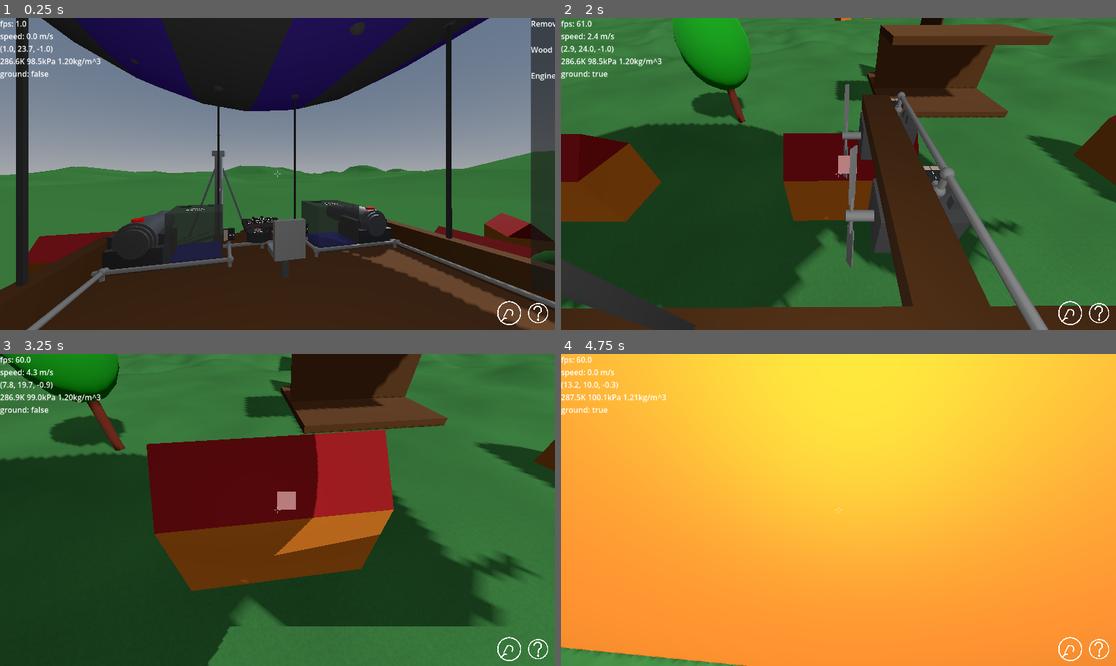
Above: before the commit, frames 1-4 (two rows, left to right).
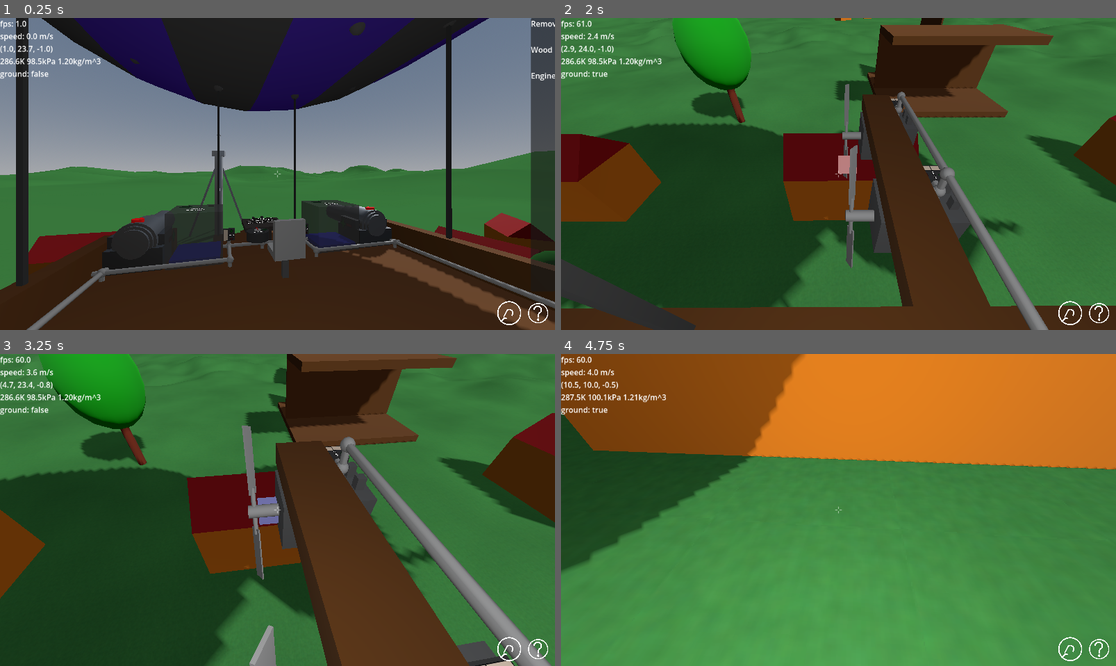
Above: after the commit, the same moments.

Repository: jmdejong/airships
Game: Godot game, scene res://scenes/space.tscn
The game is run twice, just before and just after one commit, with the same random seed, the same clock (stepped at 60 frames per second) and the same inputs. Before the commit the project starts from res://scenes/world.tscn.
Inputs (mouse positions are in pixels of both pictures, inside the frame that each line leads up to):
- Up to frame 1 (0.25 s): no input
- Up to frame 2 (2 s): drag from (1104, 55) to (894, 105) at 0.52 s; move the mouse to (810, 174) at 1.27 s; hold W (forwards) from 1.28 s (still down); click (810, 174) at 1.35 s; tap R (reel_in) at 1.55 s
- Up to frame 3 (3.25 s): keep holding W (forwards); move the mouse to (288, 503) at 2.02 s; tap X (detach) at 2.1 s; tap R (reel_in) at 2.3, 3.05 s; move the mouse to (271, 516) at 2.77 s; tap I (duplicate_ship) at 2.85 s; click (271, 516) at 2.92 s
- Up to frame 4 (4.75 s): keep holding W (forwards); move the mouse to (877, 513) at 3.52 s; tap R (reel_in) at 3.6, 4.55 s; move the mouse to (794, 506) at 4.27 s; tap Mouse wheel down (rotate_left) at 4.35 s

The runs differ from the first frame. In frame 1, less than 0.1% of the frame differs, in the area x 2-100%, y 1-100%; in frame 2, less than 0.1%; in frame 3, 43%; in frame 4, 99%, in the area x 0-100%, y 0-100%.
Error in both runs: Trying to assign value of type 'Nil' to a variable of type 'String'. (res://code/components.gd:38)

Commit message:
upgrade scout airship

Diff:
--- a/code/components/balloon.gd
+++ b/code/components/balloon.gd
@@ -31,3 +31,5 @@
 	volume = 4.0/3 * PI * radius * radius * radius + tube * PI * radius * radius
 	var surface = 4 * PI * radius * radius + 2 * PI * radius * tube
 	mass_ = filling_density * volume + surface * envelope_density
+	if mooring_point == null:
+		push_error("No mooring point for ", self)
--- a/code/components/life_anchor.gd
+++ b/code/components/life_anchor.gd
@@ -7,3 +7,6 @@
 
 func anchor_point() -> Vector3:
 	return $AnchorPoint.global_position
+
+func spawn_point() -> Vector3:
+	return $SpawnPoint.global_position
--- a/code/lifeline.gd
+++ b/code/lifeline.gd
@@ -25,7 +25,7 @@
 func reel_in(player: Player) -> void:
 	if anchor == null:
 		return
-	player.position = anchor.anchor_point()
+	player.position = anchor.spawn_point() - position
 	player.linear_velocity = anchor.get_ship().linear_velocity + Vector3(0, -1, 0)
 
 func apply_force(player: Player) -> void:
--- a/code/player.gd
+++ b/code/player.gd
@@ -226,7 +226,6 @@
 	view_movement += delta
 
 func on_platform_teleport(from: Vector3, to: Vector3):
-	prints("platform teleport", to - from)
 	global_position += to - from
 
 func teleport_to(to: Vector3) -> void:
--- /dev/null
+++ b/code/player_buildspace.gd
@@ -0,0 +1,16 @@
+extends Camera3D
+
+var speed = 5
+
+func _physics_process(delta: float) -> void:
+
+	if view_movement != Vector2.ZERO:
+		$Head.rotation.x = clamp($Head.rotation.x - view_movement.y, -PI/2, PI/2)
+		rotate_y(-view_movement.x)
+		view_movement = Vector2.ZERO
+
+	var input_movement: Vector2 = (Input.get_vector("left", "right", "forwards", "backwards") + %UI.move_joystick.touch_value()).limit_length()
+	var movement: Vector3 = (Vector3(input_movement.x, 0, input_movement.y) * speed) \
+		.rotated(Vector3(0, 1, 0), rotation.y)
+
+	position += movement
--- a/project.godot
+++ b/project.godot
@@ -15,7 +15,7 @@
 [application]
 
 config/name="Airships"
-run/main_scene="res://scenes/world.tscn"
+run/main_scene="uid://j3fs1t2cvejf"
 config/features=PackedStringArray("4.6", "GL Compatibility")
 config/icon="res://icon.svg"
 
--- /dev/null
+++ b/scenes/build_space.tscn
@@ -0,0 +1,8 @@
+[gd_scene format=3 uid="uid://6vmbojg8oxif"]
+
+[ext_resource type="Script" uid="uid://b3r2y5g4ip56x" path="res://code/player_buildspace.gd" id="1_485m2"]
+
+[node name="BuildSpace" type="Node3D" unique_id=221274330]
+
+[node name="Player" type="Camera3D" parent="." unique_id=1101142859]
+script = ExtResource("1_485m2")
--- a/scenes/components/life_anchor.tscn
+++ b/scenes/components/life_anchor.tscn
@@ -30,6 +30,9 @@
 [node name="AnchorPoint" type="Node3D" parent="." unique_id=229518812]
 transform = Transform3D(1, 0, 0, 0, 1, 0, 0, 0, 1, 0.25, 0.3, 0.25)
 
+[node name="SpawnPoint" type="Node3D" parent="." unique_id=1138681955]
+transform = Transform3D(1, 0, 0, 0, 1, 0, 0, 0, 1, 0.25, 1, 0.25)
+
 [node name="CollisionShape3D" type="CollisionShape3D" parent="." unique_id=453709548]
 transform = Transform3D(1, 0, 0, 0, 1, 0, 0, 0, 1, 0.25, 0.049999997, 0.25)
 shape = SubResource("BoxShape3D_d3p8t")
--- a/scenes/components/mooring_line.tscn
+++ b/scenes/components/mooring_line.tscn
@@ -50,6 +50,8 @@
 
 [node name="MooringLine" type="Node3D" unique_id=1215390951]
 script = ExtResource("1_e2bgc")
+mass_ = 9.9999999999998
+volume = 9.9999999999998
 ctyp = "MooringLine"
 
 [node name="MeshInstance3D" type="MeshInstance3D" parent="." unique_id=235778295]
--- a/scenes/components/rope_ladder.tscn
+++ b/scenes/components/rope_ladder.tscn
@@ -48,7 +48,6 @@
 
 [node name="RolledUp" type="MeshInstance3D" parent="." unique_id=713083055]
 transform = Transform3D(1.9106855e-15, 4.371139e-08, 1, 1, -4.371139e-08, 0, 4.371139e-08, 1, -4.371139e-08, 0.375, 0.375, 0.5)
-visible = false
 mesh = SubResource("CylinderMesh_avpeb")
 surface_material_override/0 = SubResource("StandardMaterial3D_8wo15")
 
@@ -80,6 +79,7 @@
 collision_layer = 128
 collision_mask = 0
 script = ExtResource("6_u55ag")
+description = "Climb"
 
 [node name="CollisionShape3D2" type="CollisionShape3D" parent="ClimbShape" unique_id=128348884]
 transform = Transform3D(1, 0, 0, 0, 1, 0, 0, 0, 1, 0.125, -9.5, 0.5)
@@ -89,6 +89,7 @@
 collision_layer = 128
 collision_mask = 0
 script = ExtResource("6_u55ag")
+description = "Deploy"
 
 [node name="CollisionShape3D2" type="CollisionShape3D" parent="Deploy" unique_id=597068677]
 transform = Transform3D(1, 0, 0, 0, 1, 0, 0, 0, 1, 0.375, 0.5, 0.5)
@@ -98,6 +99,7 @@
 collision_layer = 128
 collision_mask = 0
 script = ExtResource("6_u55ag")
+description = "Roll up"
 
 [node name="CollisionShape3D2" type="CollisionShape3D" parent="RollUp" unique_id=1408583902]
 transform = Transform3D(1, 0, 0, 0, 1, 0, 0, 0, 1, 0.125, 0.3, 0.5)
--- a/scenes/components/smalloon.tscn
+++ b/scenes/components/smalloon.tscn
@@ -3,6 +3,7 @@
 [ext_resource type="Script" uid="uid://penueqo0mknq" path="res://code/components/balloon.gd" id="1_wjom8"]
 [ext_resource type="Texture2D" uid="uid://bg6g6ukjsiuh8" path="res://textures/envelopes/blue.png" id="2_wjom8"]
 [ext_resource type="PackedScene" uid="uid://c80fsqccc2hnu" path="res://scenes/connection.tscn" id="3_lwris"]
+[ext_resource type="Material" uid="uid://itbsqlrcr84h" path="res://materials/metal_light.tres" id="4_7uoif"]
 
 [sub_resource type="CapsuleShape3D" id="CapsuleShape3D_tvt4f"]
 radius = 6.0
@@ -18,18 +19,28 @@
 uv1_scale = Vector3(2, 1, 1)
 texture_filter = 0
 
-[node name="Smalloon" type="Node3D" unique_id=668164737]
+[sub_resource type="BoxShape3D" id="BoxShape3D_wjom8"]
+size = Vector3(0.5, 5.5, 1.9)
+
+[sub_resource type="BoxMesh" id="BoxMesh_wjom8"]
+size = Vector3(5.5, 0.5, 1.9)
+
+[node name="Smalloon" type="Node3D" unique_id=668164737 node_paths=PackedStringArray("mooring_connect_point")]
 script = ExtResource("1_wjom8")
 radius = 5.99999999999988
 length = 17.99999999999964
+structure_mass = 19.9999999999996
+mooring_connect_point = NodePath("MooringPoint")
+mass_ = 497.62827632860024
+volume = 1583.3626974091608
 ctyp = "Smalloon"
 
 [node name="CollisionShape3D" type="CollisionShape3D" parent="." unique_id=264109327]
-transform = Transform3D(-4.37114e-08, -1, 0, 1, -4.37114e-08, 0, 0, 0, 1, 0, 0, 0)
+transform = Transform3D(-4.37114e-08, -1, 0, 1, -4.37114e-08, 0, 0, 0, 1, -1.9936124e-09, 6, -1.9936124e-09)
 shape = SubResource("CapsuleShape3D_tvt4f")
 
 [node name="MeshInstance3D" type="MeshInstance3D" parent="." unique_id=784312019]
-transform = Transform3D(-4.37114e-08, -1, 0, 1, -4.37114e-08, 0, 0, 0, 1, 0, 0, 0)
+transform = Transform3D(-4.37114e-08, -1, 0, 1, -4.37114e-08, 0, 0, 0, 1, -1.9936124e-09, 6, -1.9936124e-09)
 cast_shadow = 2
 mesh = SubResource("CapsuleMesh_tvt4f")
 surface_material_override/0 = SubResource("StandardMaterial3D_3qy7f")
@@ -39,5 +50,14 @@
 [node name="Connection" parent="." unique_id=1993763738 instance=ExtResource("3_lwris")]
 
 [node name="CollisionShape3D" type="CollisionShape3D" parent="Connection" unique_id=75047430]
-transform = Transform3D(-4.37114e-08, -1, 0, 1, -4.37114e-08, 0, 0, 0, 1, 0, 0, 0)
-shape = SubResource("CapsuleShape3D_tvt4f")
+transform = Transform3D(-4.37114e-08, -1, 0, 1, -4.37114e-08, 0, 0, 0, 1, -1.9936124e-09, 0.25, -1.9936124e-09)
+shape = SubResource("BoxShape3D_wjom8")
+
+[node name="MeshInstance3D2" type="MeshInstance3D" parent="Connection" unique_id=770492086]
+transform = Transform3D(1, 0, 0, 0, 1, 0, 0, 0, 1, -1.9936124e-09, 0.24, -1.9936124e-09)
+mesh = SubResource("BoxMesh_wjom8")
+skeleton = NodePath("../..")
+surface_material_override/0 = ExtResource("4_7uoif")
+
+[node name="MooringPoint" type="Node3D" parent="." unique_id=1174639318]
+transform = Transform3D(1, 0, 0, 0, 1, 0, 0, 0, 1, 9.75, 6, 0)
--- a/scenes/ships/scout.tscn
+++ b/scenes/ships/scout.tscn
@@ -11,7 +11,10 @@
 [ext_resource type="PackedScene" uid="uid://cr366y43ta7n2" path="res://scenes/components/cable4m.tscn" id="8_2ad0o"]
 [ext_resource type="PackedScene" uid="uid://gag3g3ctvxpx" path="res://scenes/components/wood_panel.tscn" id="8_pvp6t"]
 [ext_resource type="PackedScene" uid="uid://4ejh32drlk0w" path="res://scenes/components/chair.tscn" id="9_qcob2"]
+[ext_resource type="PackedScene" uid="uid://bkb1n67c8myy4" path="res://scenes/components/mooring_line.tscn" id="11_dvls8"]
+[ext_resource type="PackedScene" uid="uid://ce6mxn0ghywxo" path="res://scenes/components/rope_ladder.tscn" id="12_5wnyb"]
 [ext_resource type="PackedScene" uid="uid://b222awqy5q2ev" path="res://scenes/components/wire_connect.tscn" id="12_b1l47"]
+[ext_resource type="PackedScene" uid="uid://cjh526yhamjfg" path="res://scenes/components/life_anchor.tscn" id="13_5wnyb"]
 [ext_resource type="PackedScene" uid="uid://87gm1mtw3812" path="res://scenes/components/dial.tscn" id="13_5538s"]
 [ext_resource type="Script" uid="uid://bdyy87xh6bshr" path="res://code/records/binding.gd" id="14_tw0le"]
 [ext_resource type="PackedScene" uid="uid://dg2lijml07p5x" path="res://scenes/components/wire_straight.tscn" id="15_p56v3"]
@@ -20,6 +23,7 @@
 script = ExtResource("14_tw0le")
 key = 87
 control = "../../SliderEng/SignalConnection/SignalControl"
+action = 2
 change = 3.0
 metadata/_custom_type_script = "uid://bdyy87xh6bshr"
 
@@ -27,6 +31,7 @@
 script = ExtResource("14_tw0le")
 key = 83
 control = "../../SliderEng/SignalConnection/SignalControl"
+action = 2
 change = -3.0
 metadata/_custom_type_script = "uid://bdyy87xh6bshr"
 
@@ -34,6 +39,7 @@
 script = ExtResource("14_tw0le")
 key = 65
 control = "../../DialRot/SignalConnection/SignalControl"
+action = 2
 change = 3.0
 metadata/_custom_type_script = "uid://bdyy87xh6bshr"
 
@@ -41,12 +47,16 @@
 script = ExtResource("14_tw0le")
 key = 68
 control = "../../DialRot/SignalConnection/SignalControl"
+action = 2
 change = -3.0
 metadata/_custom_type_script = "uid://bdyy87xh6bshr"
 
 [node name="Scout" unique_id=1710930685 instance=ExtResource("1_2ad0o")]
 
-[node name="Machines" parent="Components" parent_id_path=PackedInt32Array(2108642172) index="0" unique_id=705277626 instance=ExtResource("3_qcob2")]
+[node name="Smalloon" parent="Components" parent_id_path=PackedInt32Array(2108642172) index="0" unique_id=1270561288 instance=ExtResource("6_uud2w")]
+transform = Transform3D(1, 0, 0, 0, 1, 0, 0, 0, 1, -1.9936124e-09, 3.5, -1.9936124e-09)
+
+[node name="Machines" parent="Components" parent_id_path=PackedInt32Array(2108642172) index="1" unique_id=705277626 instance=ExtResource("3_qcob2")]
 
 [node name="StatusPanel" parent="Components/Machines" index="0" unique_id=469969429 instance=ExtResource("6_tw0le")]
 transform = Transform3D(-4.37114e-08, 0, -1, 0, 1, 0, 1, 0, -4.37114e-08, 2, 0.5, -0.5)
@@ -67,7 +77,7 @@
 transform = Transform3D(4.371141e-08, -1, -4.3711385e-08, -8.74228e-08, -4.371139e-08, 1, -1, -4.371141e-08, -8.74228e-08, 0.25, 1.5, 0.50000006)
 signal_channel = 2
 
-[node name="Basket" parent="Components" parent_id_path=PackedInt32Array(2108642172) index="1" unique_id=749512273 instance=ExtResource("3_qcob2")]
+[node name="Basket" parent="Components" parent_id_path=PackedInt32Array(2108642172) index="2" unique_id=749512273 instance=ExtResource("3_qcob2")]
 
 [node name="BigFloor" parent="Components/Basket" index="0" unique_id=445890549 instance=ExtResource("8_pvp6t")]
 transform = Transform3D(1, 0, 0, 0, 1, 0, 0, 0, 1, 1, 0.25, -0.75)
@@ -135,7 +145,7 @@
 mass_ = 200.0
 volume = 2.0
 
-[node name="Rigging" parent="Components" parent_id_path=PackedInt32Array(2108642172) index="2" unique_id=2046755976 instance=ExtResource("3_qcob2")]
+[node name="Rigging" parent="Components" parent_id_path=PackedInt32Array(2108642172) index="3" unique_id=2046755976 instance=ExtResource("3_qcob2")]
 
 [node name="Cable4m" parent="Components/Rigging" index="0" unique_id=1008702647 instance=ExtResource("8_2ad0o")]
 transform = Transform3D(1, 0, 0, 0, 1, 0, 0, 0, 1, -1, 1, -1)
@@ -149,10 +159,14 @@
 [node name="Cable4m4" parent="Components/Rigging" index="3" unique_id=1236296916 instance=ExtResource("8_2ad0o")]
 transform = Transform3D(1, 0, 0, 0, 1, 0, 0, 0, 1, 1.75, 0.5, -0.75)
 
-[node name="Smalloon" parent="Components" parent_id_path=PackedInt32Array(2108642172) index="3" unique_id=1270561288 instance=ExtResource("6_uud2w")]
-transform = Transform3D(1, 0, 0, 0, 1, 0, 0, 0, 1, 0, 9.5, 0)
-mass_ = 497.62827632860024
-volume = 1583.3626974091608
+[node name="MooringLine" parent="Components/Rigging" index="4" unique_id=1215390951 instance=ExtResource("11_dvls8")]
+transform = Transform3D(1.9106857e-15, -8.742278e-08, -1, 4.371139e-08, -1, 8.742278e-08, -1, -4.371139e-08, 1.9106855e-15, 2.5, 3.5, 0.25)
+
+[node name="RopeLadder" parent="Components/Rigging" index="5" unique_id=752186276 instance=ExtResource("12_5wnyb")]
+transform = Transform3D(1, 0, 0, 0, 1, 0, 0, 0, 1, 2, 0, -0.5)
+
+[node name="LifeAnchor" parent="Components/Rigging" index="6" unique_id=145821459 instance=ExtResource("13_5wnyb")]
+transform = Transform3D(-1, 8.742278e-08, 0, -8.742278e-08, -1, 0, 0, 0, 1, 0.75, 3.5, -0.25)
 
 [node name="Wiring" parent="Components" parent_id_path=PackedInt32Array(2108642172) index="4" unique_id=1092404277 instance=ExtResource("3_qcob2")]
 
--- /dev/null
+++ b/scenes/space.tscn
@@ -0,0 +1,7 @@
+[gd_scene format=3 uid="uid://j3fs1t2cvejf"]
+
+[ext_resource type="PackedScene" uid="uid://cfu5yqefxgq4y" path="res://scenes/world.tscn" id="1_rysn1"]
+
+[node name="Space" type="Node3D" unique_id=855907696]
+
+[node name="World" parent="." unique_id=1581463641 instance=ExtResource("1_rysn1")]
Not shown, added: code/player_buildspace.gd.uid
